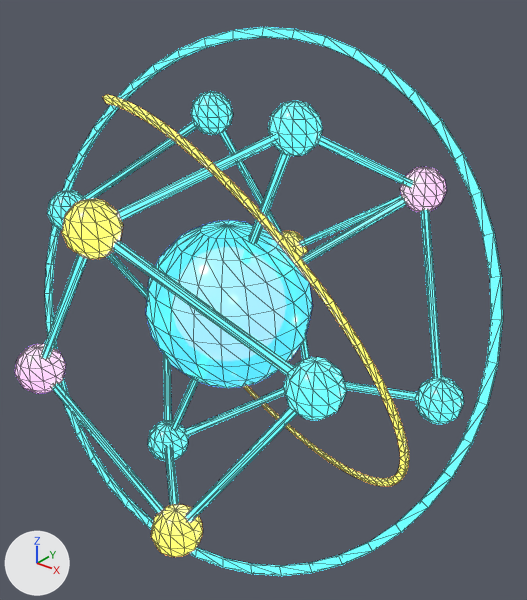
Before and after pictures for a commit that changed the glTF model assets/models/stations/holo_nodes.glb.
The view is the same before and after, from a camera (50 mm lens) standing at (0.42, -0.472, 0.555) and looking at (0.027, 0.02, 0.25). Lighting does not change. The marker at lower left points along +X, +Y and +Z. The first picture is the older version. Mesh edges are drawn as thin lines.

Objects in the first picture: 'holo_nodes'.
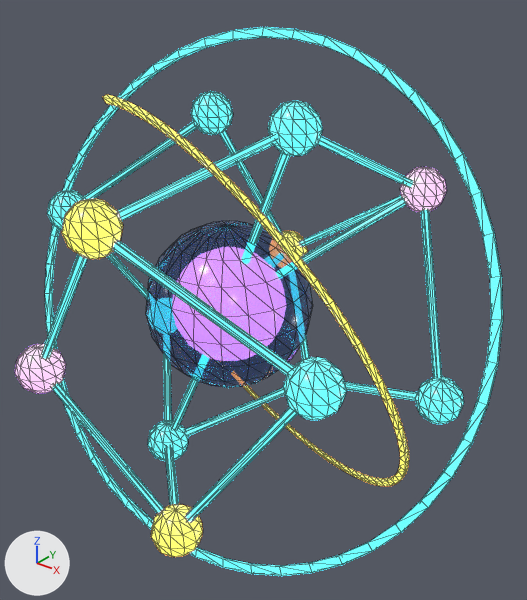
Where the change shows, as pixel boxes [x1, y1, x2, y2] in the pictures (527 x 600 px):
```json
{"object": "holo_nodes", "change": "recoloured, surface changed", "before": [101, 202, 343, 517], "after": [101, 202, 343, 517]}
```

Edits to the scene script, one JSON object a line:
```json
{"op": "set", "path": "mat_holo.base_color", "old": "(0.02, 0.2, 1.0)", "new": "(0.0024, 0.006, 0.0242)", "note": "blue #277cff -> black #08122b"}
{"op": "set", "path": "mat_holo.alpha", "old": "0.8", "new": "0.55"}
{"op": "set", "path": "mat_holo.emission_color", "old": "(0.03, 0.24, 1.0)", "new": "(0.004, 0.02, 0.07)", "note": "blue #3086ff -> dark blue #0d274b"}
{"op": "set", "path": "mat_holo.emission_strength", "old": "3.0", "new": "1.0"}
```
